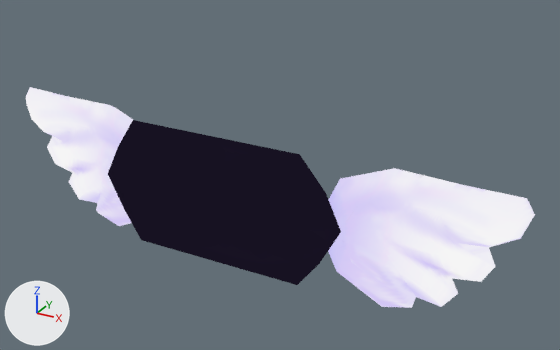
An edit to the glTF model godot/Wings.glb, drawn before and after from the same camera.
Rendered twice from a 50 mm lens placed at (0.595, -0.956, 0.508), pointed at (0.061, 0.016, 0.022). Arrows for +X, +Y and +Z are at lower left; the lights stay in place. The picture after the commit comes second. Both versions are drawn at full value of the shape key 'Big' of 'wingout.002'; the numbers are the values there. Vertices at exactly the same position are counted once.

Names of what the first picture shows: 'wingout.002'.
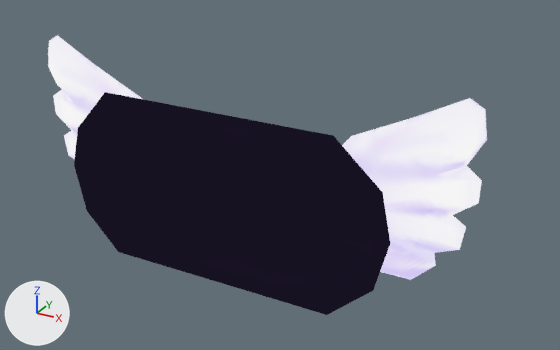
What the commit changed:
me_wingout_006 is used by ob_wingout_002; location (0.0, 0.0, 0.0).
me_wingout_006 had 116 vertices, 212 faces and spanned x -0.452..0.449, y -0.074..0.039, z -0.15..0.105.
me_wingout_006 now has 116 vertices, 212 faces and spans x -0.385..0.377, y -0.074..0.039, z -0.141..0.198.
me_wingout_006 part 1: the loose piece of 53 vertices spanning x 0.133..0.449, y -0.033..0.039, z -0.15..0.081 is turned -28.2 degrees about the y axis through its middle, then moved by (-0.018, 0.0, 0.067).
me_wingout_006 part 2: the loose piece of 53 vertices spanning x -0.452..-0.141, y -0.033..0.039, z -0.14..0.095 is turned 25.4 degrees about the y axis through its middle, then moved by (0.017, 0.0, 0.054).
Part 3, on me_wingout_006:
Vertex 106 of me_wingout_006 moves from (0.141, -0.074, 0.105) at pixel (299, 154) to (0.191, -0.074, 0.142) at pixel (333, 135).
Vertex 107 of me_wingout_006 moves from (0.139, -0.074, -0.105) at pixel (297, 285) to (0.189, -0.074, -0.141) at pixel (326, 314).
Vertex 108 of me_wingout_006 moves from (0.206, -0.071, 0.0) at pixel (341, 231) to (0.279, -0.07, 0.0) at pixel (390, 243).
Vertex 109 of me_wingout_006 moves from (-0.149, -0.074, 0.105) at pixel (132, 119) to (-0.199, -0.074, 0.142) at pixel (105, 92).
Vertex 110 of me_wingout_006 moves from (-0.152, -0.074, -0.105) at pixel (141, 240) to (-0.203, -0.074, -0.141) at pixel (118, 252).
Vertex 111 of me_wingout_006 moves from (-0.213, -0.071, 0.0) at pixel (107, 173) to (-0.286, -0.07, 0.0) at pixel (74, 165).
Vertex 112 of me_wingout_006 moves from (0.182, -0.072, 0.054) at pixel (325, 193) to (0.264, -0.072, 0.074) at pixel (382, 192).
Vertex 113 of me_wingout_006 moves from (-0.185, -0.072, 0.053) at pixel (117, 147) to (-0.266, -0.072, 0.071) at pixel (77, 127).
Vertex 114 of me_wingout_006 moves from (-0.182, -0.072, -0.059) at pixel (124, 210) to (-0.266, -0.072, -0.079) at pixel (86, 210).
Vertex 115 of me_wingout_006 moves from (0.174, -0.072, -0.059) at pixel (319, 263) to (0.259, -0.072, -0.079) at pixel (373, 290).

Boxes [x1, y1, x2, y2] around the edits, measured in the pictures (560 x 350 px; the box of a moved part takes in the faces that stretch with it):
'wingout.002', reshaped (14% narrower, 27% taller): before [26, 87, 535, 308]; after [48, 35, 487, 315]
part 1 of me_wingout_006, moved or reshaped: before [328, 168, 535, 308]; after [342, 98, 487, 280]
part 2 of me_wingout_006, moved or reshaped: before [26, 87, 133, 226]; after [48, 35, 142, 159]
part 3 of me_wingout_006, moved or reshaped: before [108, 120, 341, 285]; after [74, 92, 390, 315]
